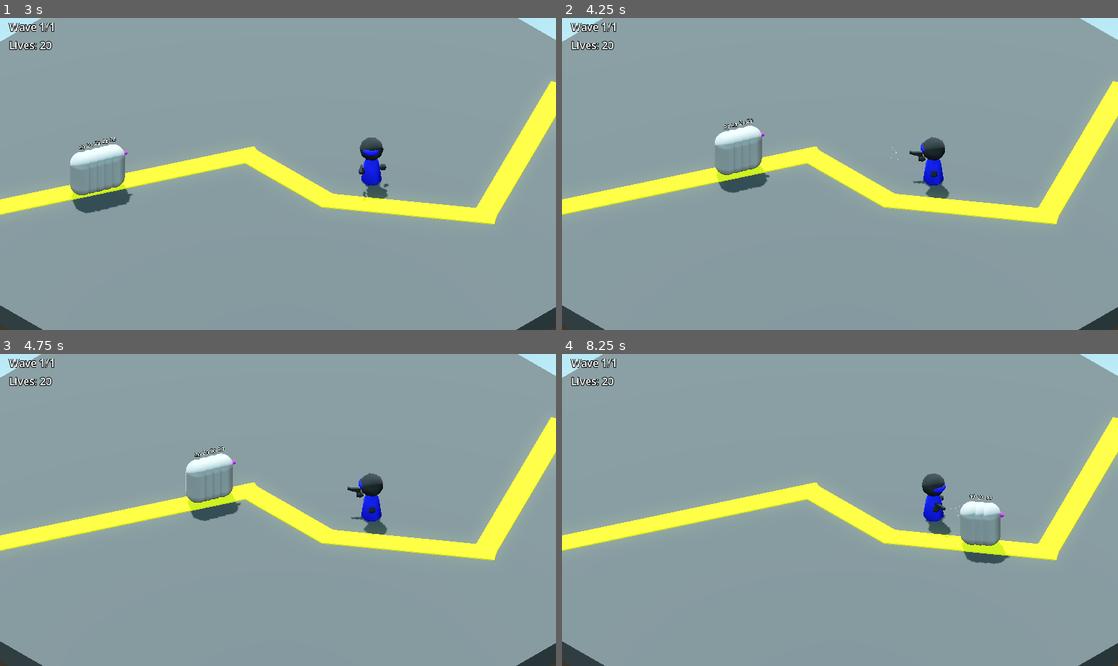
Above: before the commit, frames 1-4 (two rows, left to right).
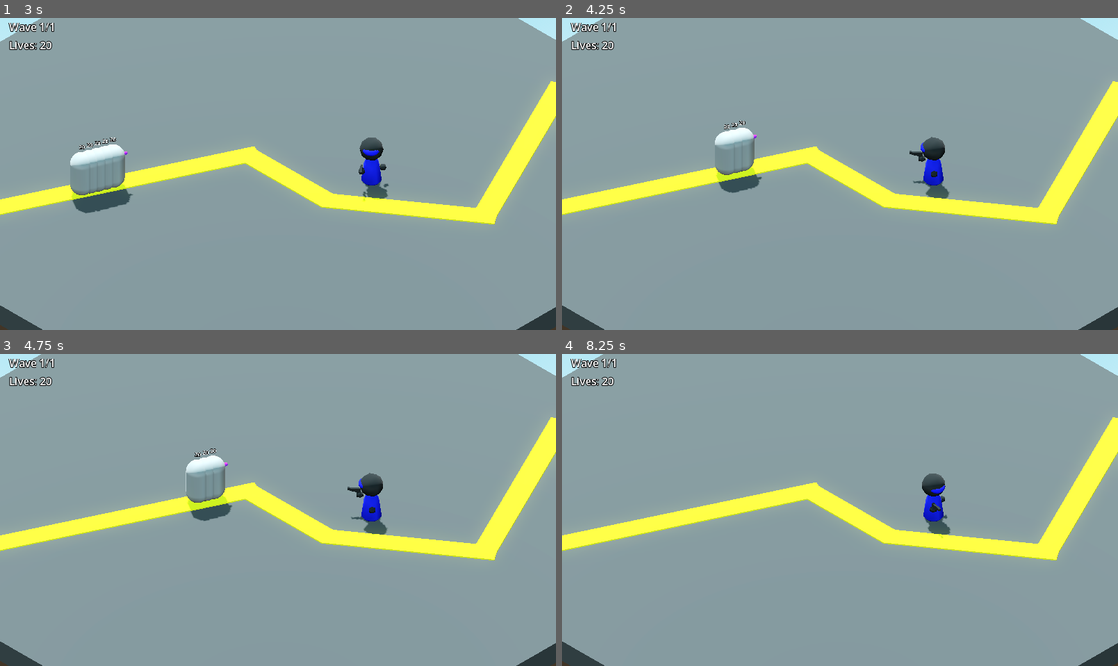
Above: after the commit, the same moments.

Repository: mathiasscherer2007/tower-defense
Game: Godot game, scene res://Scenes/main.tscn
Two runs of this game, one before a commit and one after it. Both use one fixed random seed, a clock stepped at 60 frames per second and the inputs below.
Inputs:
- Up to frame 1 (3 s): tap Enter at 0.5 s
- Up to frame 2 (4.25 s): no input
- Up to frame 3 (4.75 s): no input
- Up to frame 4 (8.25 s): no input

Frame 1 is identical in both runs. In frame 2, 0.3% of the frame differs, in the area x 32-61%, y 32-55%; in frame 3, 0.3%; in frame 4, 1.1%, in the area x 64-81%, y 38-68%.

Commit message:
Fix hitscan projectile pierce logic

Diff:
--- a/Scripts/Shootables/Hitscans/hitscan.gd
+++ b/Scripts/Shootables/Hitscans/hitscan.gd
@@ -37,22 +37,27 @@
 	while floor(pierce) > 0:
 		var query = PhysicsRayQueryParameters3D.create(
 			current_pos,
-			current_end,
-			0b00000000_00000000_00000000_00001001,
-			exclusion_list
+			current_end
 		)
-		query.collide_with_areas = true
+		query.set_collide_with_areas(true)
+		query.set_collision_mask(0b00000000_00000000_00000000_00001001)
+		query.set_exclude(exclusion_list)
+		query.set_hit_back_faces(false)
 
 		var result: Dictionary = space_state.intersect_ray(query)
 		if result:
 			var collider = result.get("collider")
 			if collider.collision_layer == 8:
-				queue_free()
 				break
-			if collider.collision_layer == 1:
+			elif collider.collision_layer == 1:
 				collider.emit_signal("take_damage", self.damage)
-				pierce -= 1
+			else:
+				break
+			pierce -= 1.0
+			exclusion_list.append(collider.get_rid())
+			current_pos = result.get("position") + (direction * 0.01)
+			current_end = current_pos + (direction * 100)
+		else:
+			break
 
-			exclusion_list.append(result.get("rid"))
-			current_pos = result.get("position")
-			pierce -= 1
+	queue_free()
